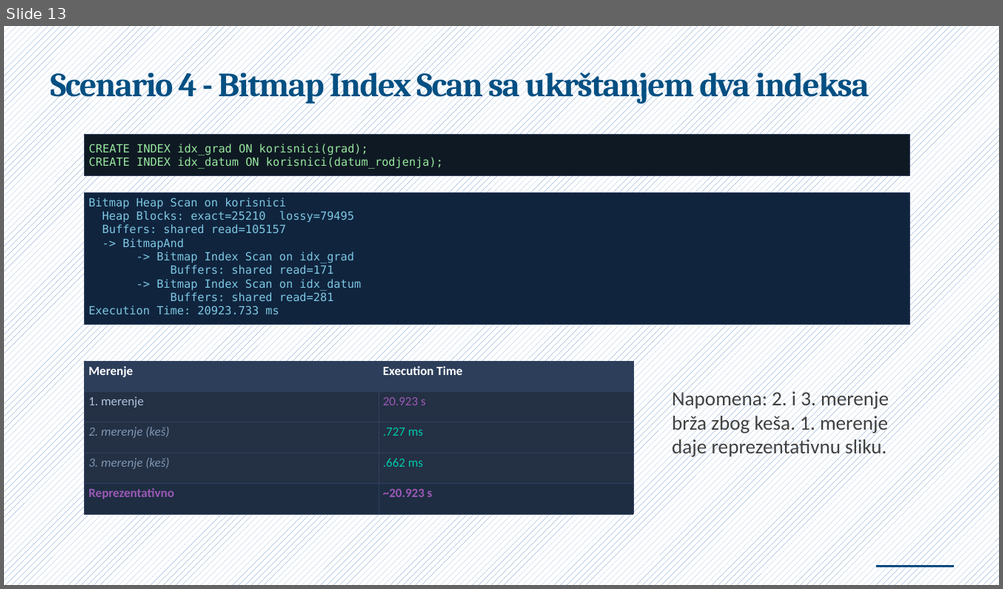
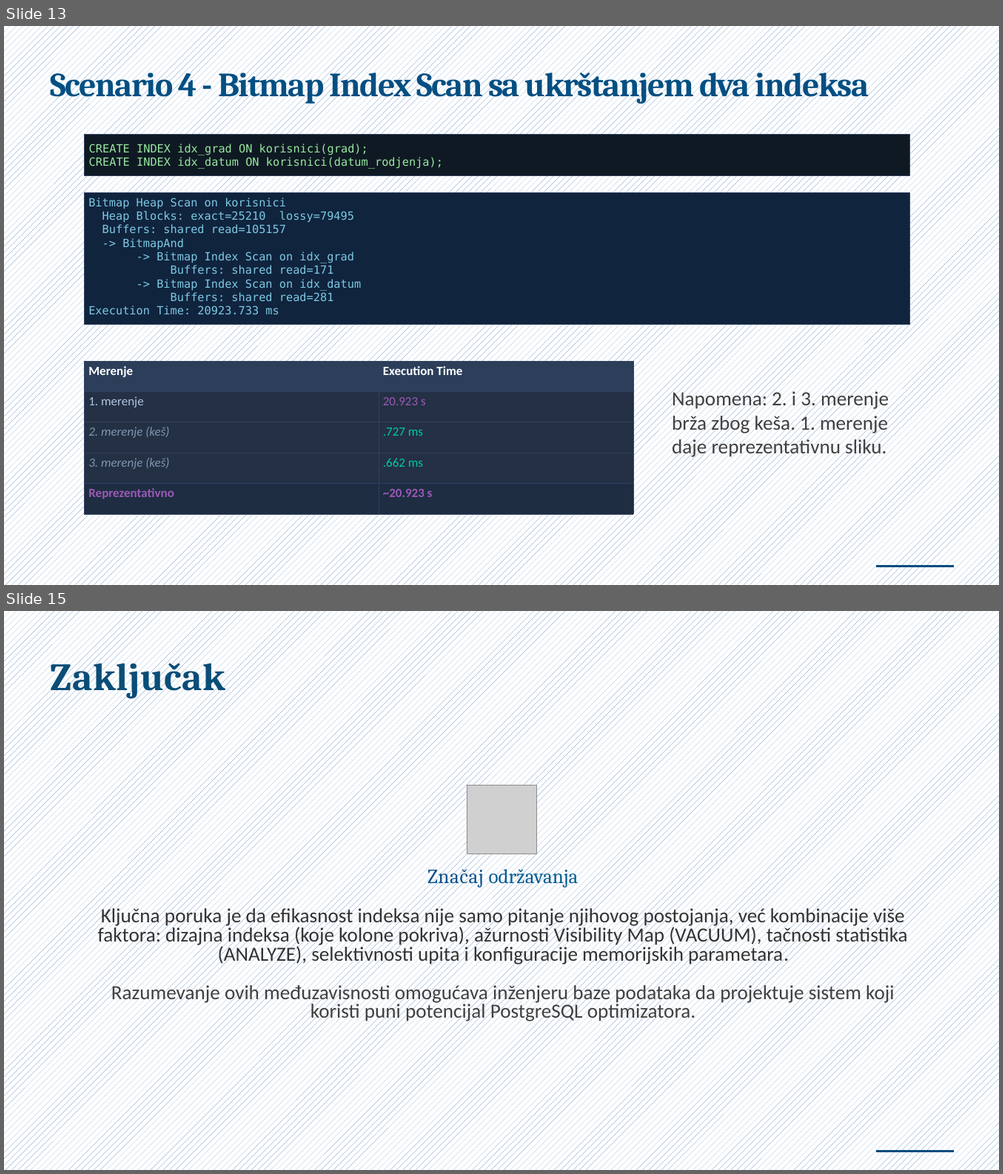
Before and after one commit to NemanjaCyber/SZUBP, a slide deck: P1/Index-Only i Bitmap Index Scan u PostgreSQL.pptx. Shown one above the other, each under a label of ours: slide 13 before the commit, slides 13 and 15 after it; the slides between them are not shown. The pictures are 1003x589 and 1003x1174 pixels, drawn with LibreOffice and Linux fonts; fonts in the diff are those of the drawing; grey boxes stand for pictures. Boxes give left, top, right and bottom in pixels: in the first picture for what was removed or moved away, otherwise in the second. Text is boxed around its words. In the diff, an @@ line names an element or a change of style, - is before the commit and + after.

```diff
--- a/P1/Index-Only i Bitmap Index Scan u PostgreSQL.pptx
+++ b/P1/Index-Only i Bitmap Index Scan u PostgreSQL.pptx
@@ slide 15 added at (4, 611, 999, 1170), background pattern #4F81BD on #FFFFFF @@
@@ title added at (51, 655, 226, 699), 61.5 pt, text #0A4D77, bold @@
+Zaključak
@@ picture added at (466, 785, 536, 854) @@
@@ text added at (98, 865, 907, 1023), 32 pt, text #333333 @@
+Značaj održavanja
+Ključna poruka je da efikasnost indeksa nije samo pitanje njihovog postojanja, već kombinacije više faktora: dizajna indeksa (koje kolone pokriva), ažurnosti Visibility Map (VACUUM), tačnosti statistika (ANALYZE), selektivnosti upita i konfiguracije memorijskih parametara.
+Razumevanje ovih međuzavisnosti omogućava inženjeru baze podataka da projektuje sistem koji koristi puni potencijal PostgreSQL optimizatora.
@@ freeform shape added at (876, 1151, 953, 1151), outline #004B80 4.33 pt @@
```
Also in this commit, not shown: 7 slides changed, 1 slide removed, 1 other file.
